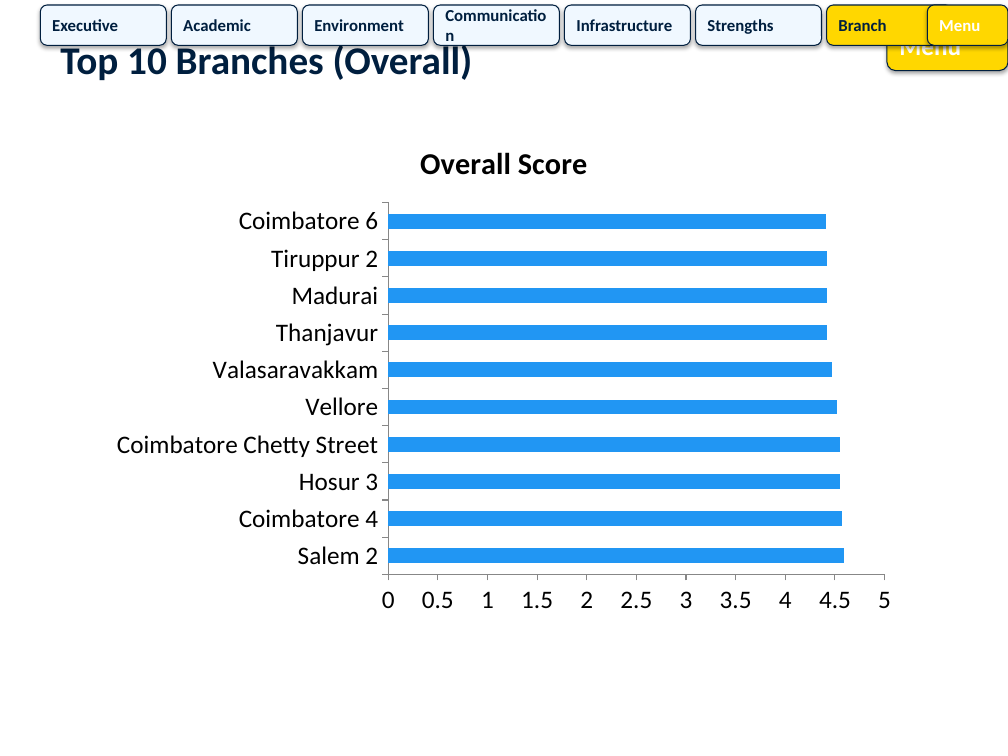
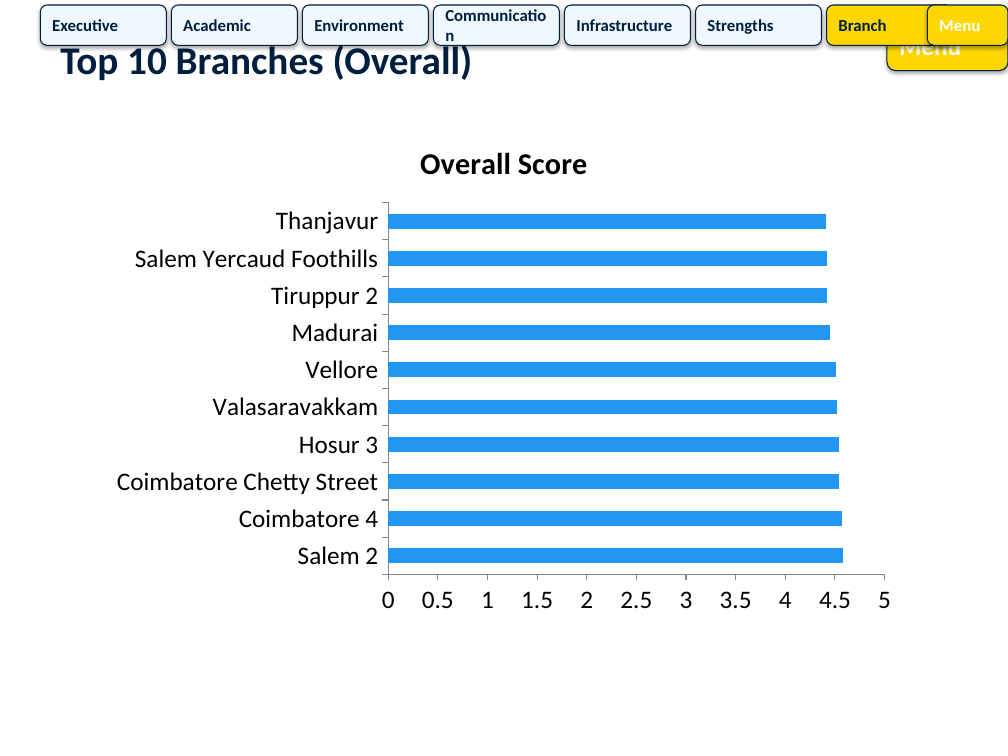
Before and after one commit to commonlearning892/feedback, a slide deck: slide 4 of Pre_Primary_Feedback_Analysis.pptx. Drawn at 1008x756 pixels with LibreOffice and Linux fonts; fonts in the diff are those of the drawing. Boxes give left, top, right and bottom in pixels: in the first picture for what was removed or moved away, otherwise in the second. Text is boxed around its words. In the diff, an @@ line names an element or a change of style, - is before the commit and + after.

```diff
--- a/Pre_Primary_Feedback_Analysis.pptx
+++ b/Pre_Primary_Feedback_Analysis.pptx
@@ bar chart at (101, 121, 907, 625) @@
-categories: Salem 2, Coimbatore 4, Hosur 3, Coimbatore Chetty Street, Vellore, Valasaravakkam, Thanjavur, Madurai, Tiruppur 2, Coimbatore 6
+categories: Salem 2, Coimbatore 4, Coimbatore Chetty Street, Hosur 3, Valasaravakkam, Vellore, Madurai, Tiruppur 2, Salem Yercaud Foothills, Thanjavur
```
Also in this commit, not shown: 10 other slides changed, 5 other files.
